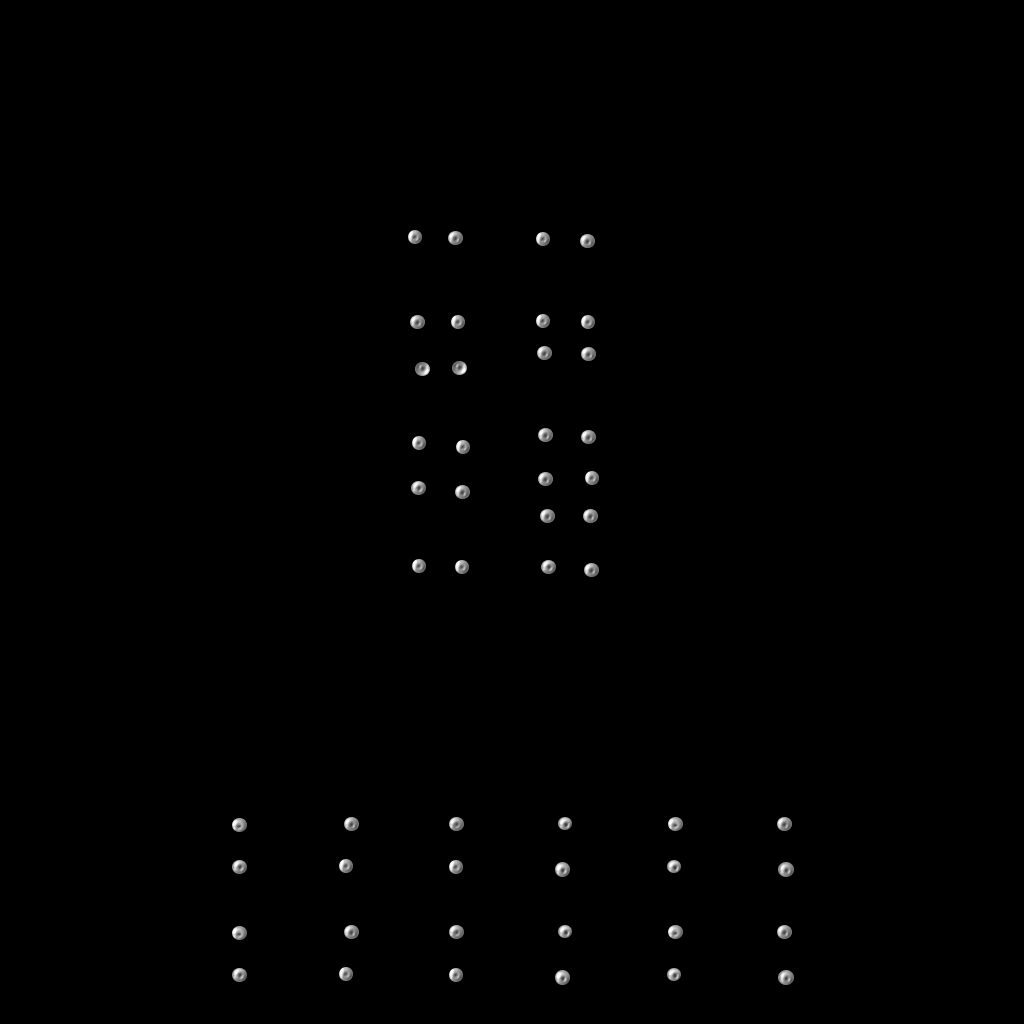
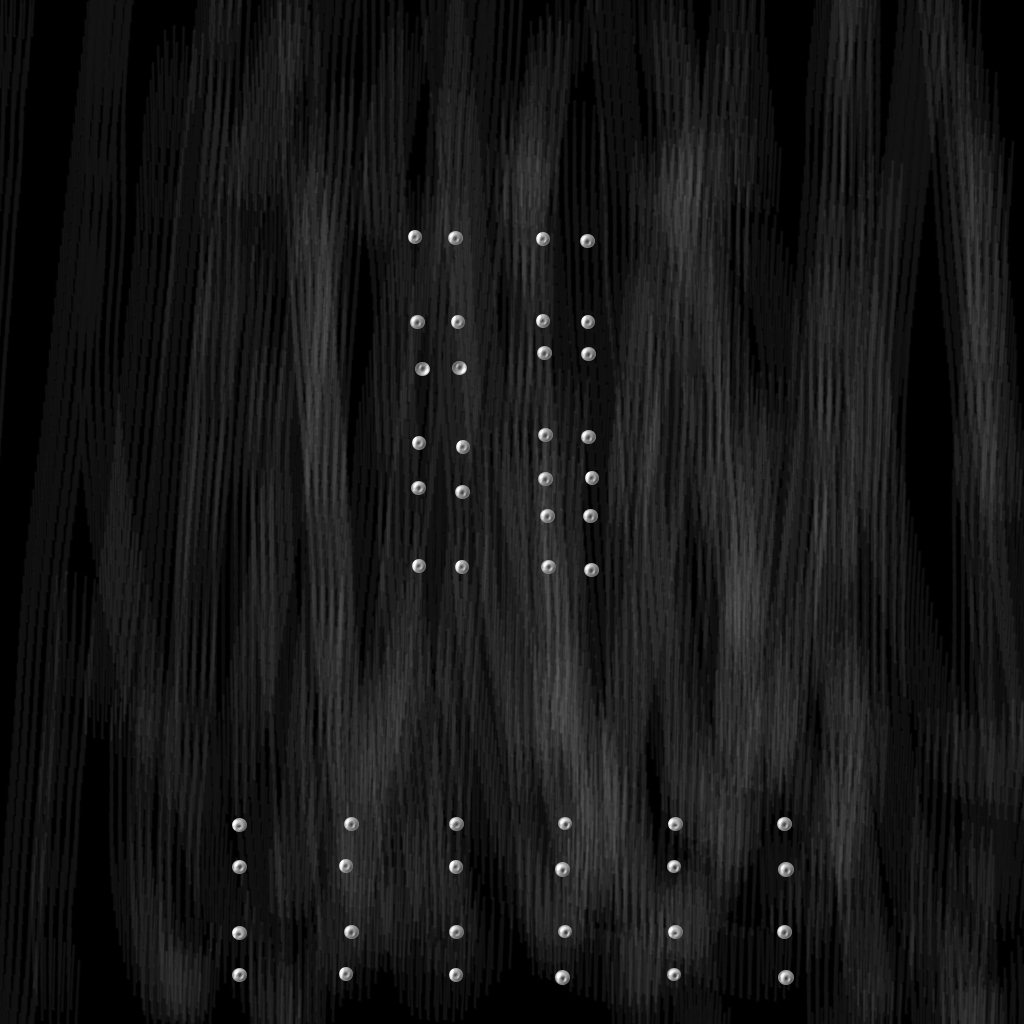
Comparing the layer stacks of the two 1024x1024 images. Changes:
painted on "Layer" over [0, 0, 1024, 1024]
